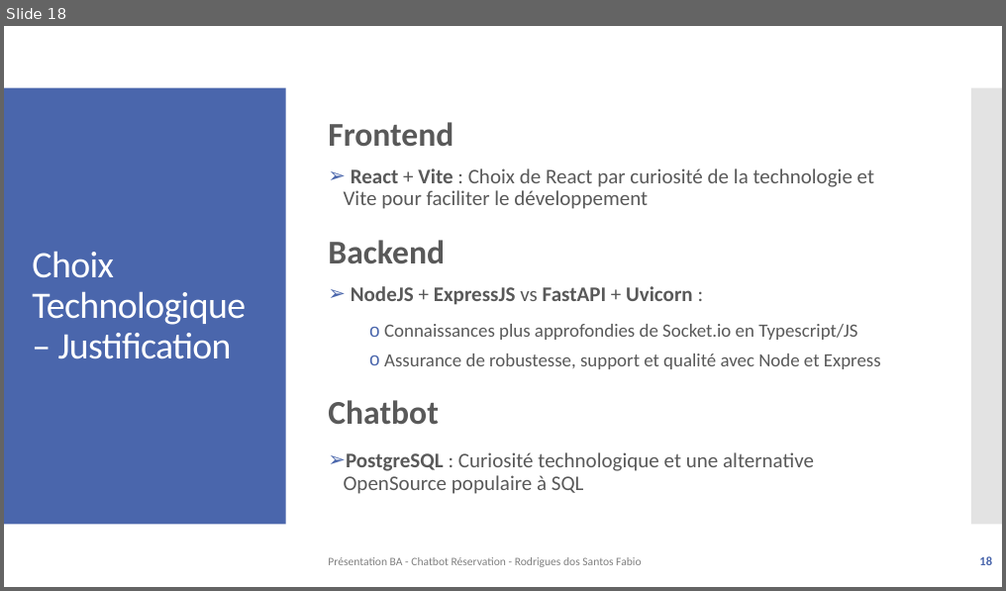
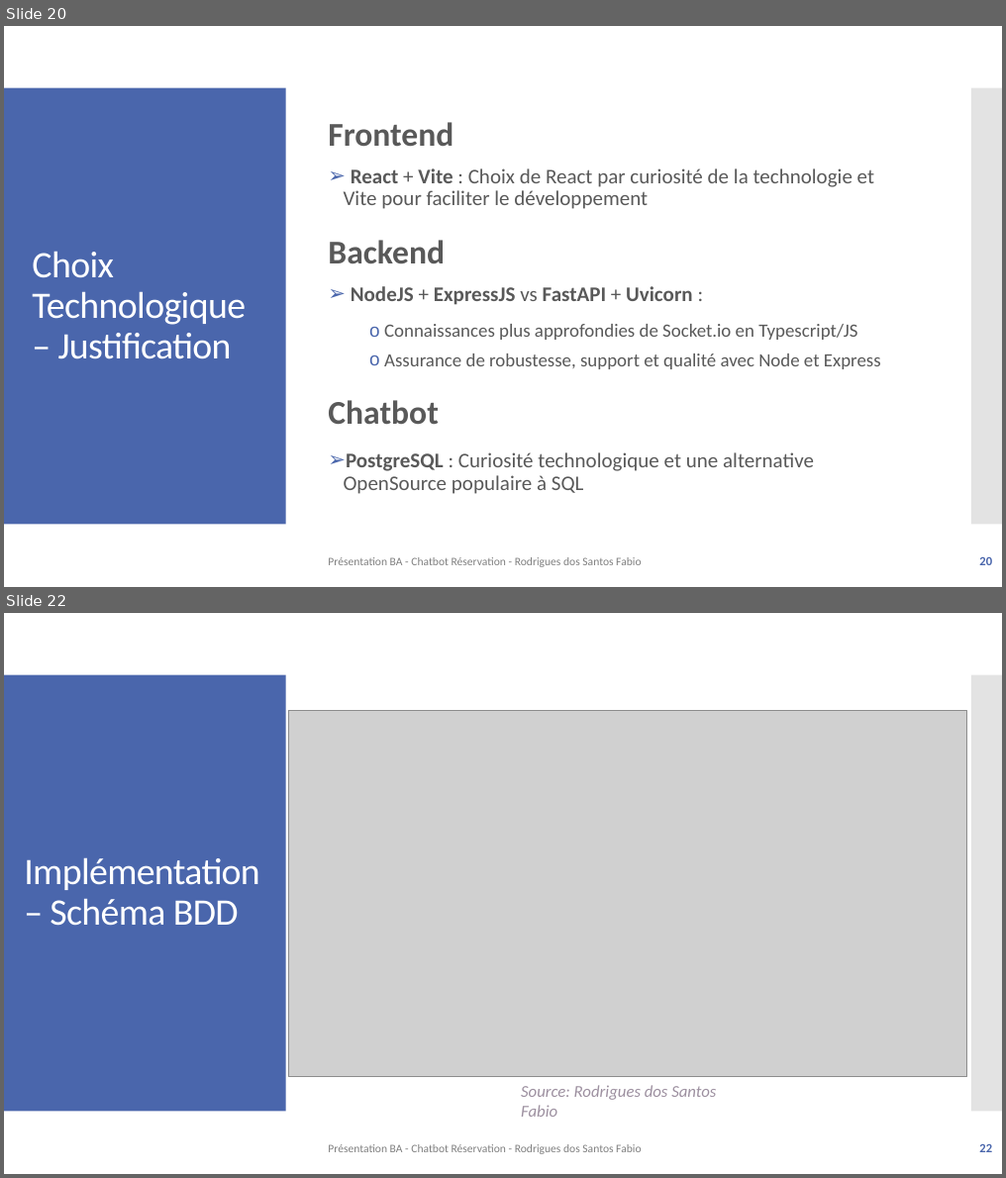
Before and after one commit to f-rdrgs/projet-bachelor, a slide deck: documentation/travail_bachelor/ISC_LOG_presentation_diplome_RodriguesDosSantosFabio_EggenbergNiklaus_2024.pptx. Shown one above the other, each under a label of ours: slide 18 before the commit, slides 20 and 22 after it; the slides between them are not shown. The pictures are 1006x591 and 1006x1178 pixels, drawn with LibreOffice and Linux fonts; fonts in the diff are those of the drawing; grey boxes stand for pictures. Boxes give left, top, right and bottom in pixels: in the first picture for what was removed or moved away, otherwise in the second. Text is boxed around its words. In the diff, an @@ line names an element or a change of style, - is before the commit and + after.

```diff
--- a/documentation/travail_bachelor/ISC_LOG_presentation_diplome_RodriguesDosSantosFabio_EggenbergNiklaus_2024.pptx
+++ b/documentation/travail_bachelor/ISC_LOG_presentation_diplome_RodriguesDosSantosFabio_EggenbergNiklaus_2024.pptx
@@ slide 22 added at [4,613,1002,1174], background #FFFFFF; not listed: 2 template elements that a slide beside it also shows @@
@@ picture added at [288,710,967,1077] @@
@@ title added at [24,858,260,926], 36 pt, text #FFFFFF @@
+Implémentation – Schéma BDD
@@ text added at [521,1085,716,1117], 16 pt, text #9D90A0, italic @@
+Source: Rodrigues dos Santos Fabio
@@ text added at [328,1145,641,1155], 11 pt, text #808080 @@
+Présentation BA - Chatbot Réservation - Rodrigues dos Santos Fabio
@@ page number added at [979,1144,992,1153], 12 pt, text #4A66AC, bold @@
+22
@@ what was slide 18 is now slide 20 @@
@@ page number at [979,557,992,566]: text changed @@
-18
+20
```
Also in this commit, not shown: 17 slides changed, 6 other slides added, 1 slide removed, 2 other files.
